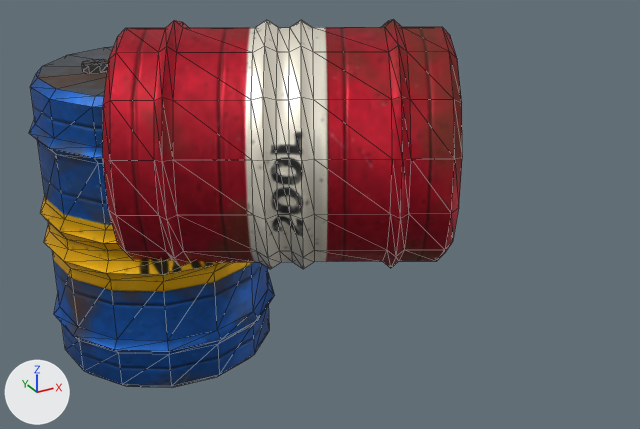
Renders of the glTF model src/assets/models/env_barrel.glb from each side of a commit.
One viewpoint serves both versions: a 50 mm camera at (-0.706, -1.468, 0.995) aimed at (-0.002, -0.187, 0.355). Arrows for +X, +Y and +Z are at lower left; the lights stay in place. The first picture is the older version. Mesh edges are drawn as thin lines. Where no turn or scale is listed for an object, it has been applied to the vertices. Vertices at exactly the same position are counted once.

Names of what the first picture shows: 'env_barrel_body'.
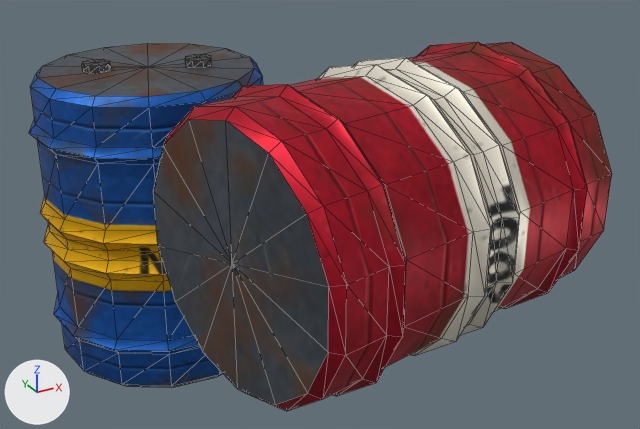
The newer file is also turned or shifted as a whole; pictures and numbers use the older file's frame.

Pixel boxes [x1, y1, x2, y2] of what changed, in the pictures (640 x 429 px):
'env_barrel_body', reshaped (35% wider): before [29, 20, 462, 387]; after [29, 42, 612, 411]
part 1 of me_env_barrel_body, added: after [153, 42, 612, 411]
part 2 of me_env_barrel_body, deleted (red): before [103, 20, 462, 269]

The change in detail:
me_env_barrel_body is used by ob_env_barrel_body; location (0.0, 0.0, 0.0).
me_env_barrel_body had 488 vertices, 960 faces and spanned x -0.427..0.332, y -0.398..0.346, z 0.0..0.686.
me_env_barrel_body now has 488 vertices, 960 faces and spans x -0.427..0.311, y -0.682..0.346, z 0.0..0.686.
me_env_barrel_body part 1: a new loose piece of 226 vertices spanning x -0.338..0.311, y -0.682..-0.158, z 0.23..0.686, in mat_main.
Part 2, on me_env_barrel_body:
226 vertices are removed from x -0.364..0.332, y -0.398..0.23, z 0.23..0.686.
448 faces are deleted.
